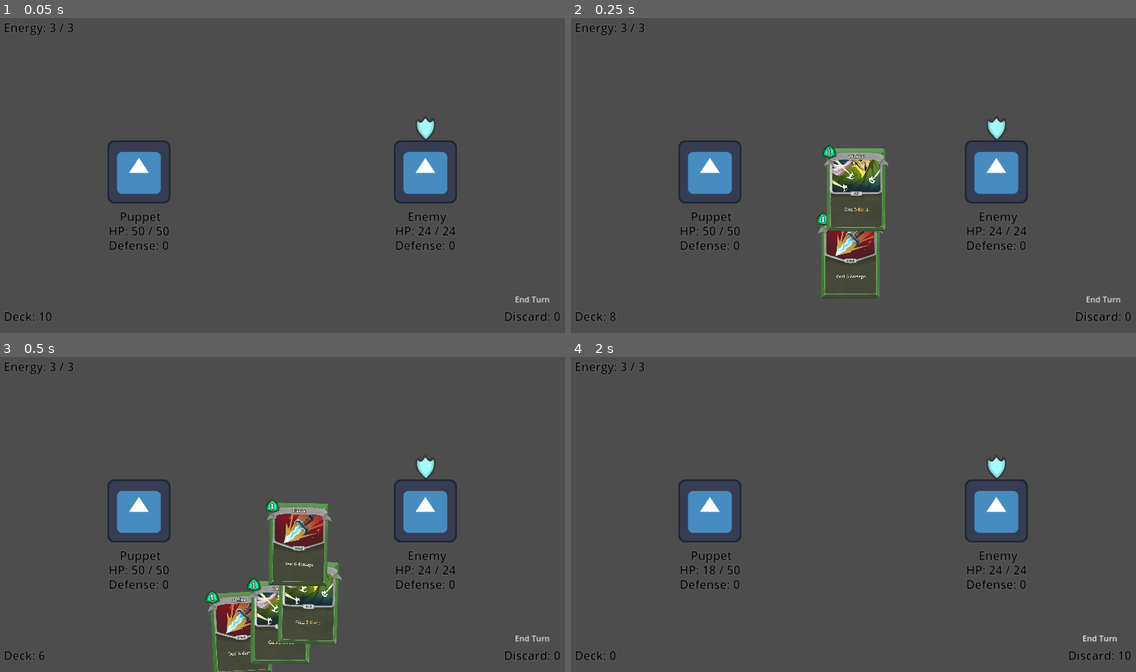
Above: before the commit, frames 1-4 (two rows, left to right).
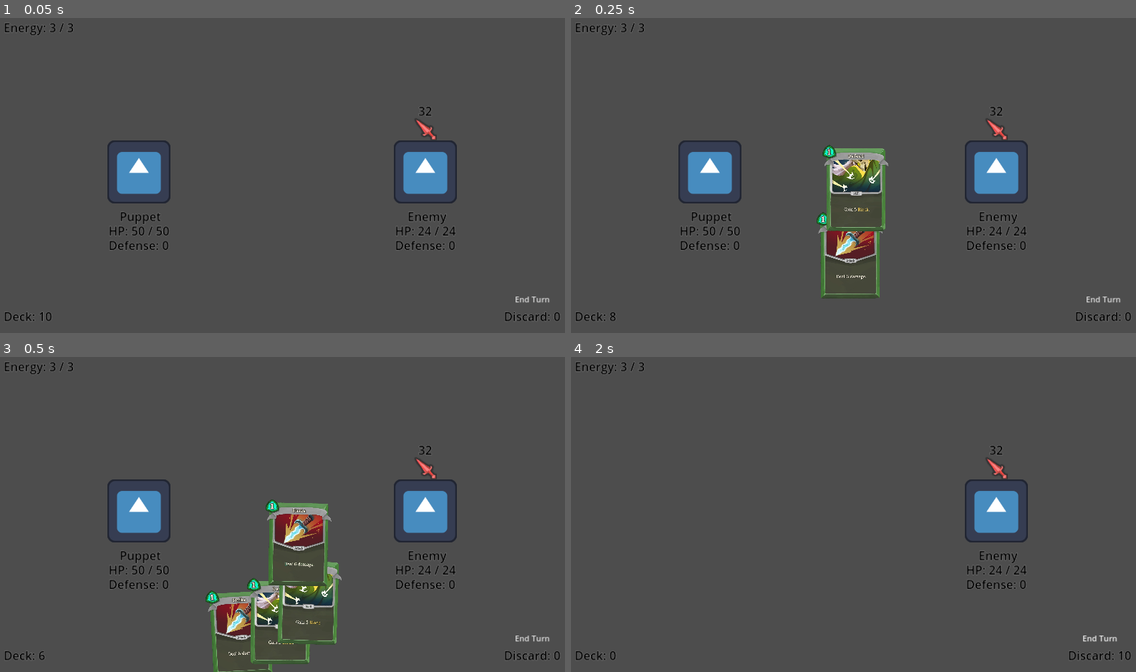
Above: after the commit, the same moments.

Repository: TheItsyBitsySpider/Game-Jam-2024
Game: Godot game, scene res://scenes/main.tscn
Two runs of this game, one before a commit and one after it. Both use one fixed random seed, a clock stepped at 60 frames per second and the inputs below. The engine's default icon, where the game draws it, is replaced by a stand-in: a white triangle on a blue panel in a dark square.
Inputs:
- Up to frame 1 (0.05 s): no input
- Up to frame 2 (0.25 s): no input
- Up to frame 3 (0.5 s): no input
- Up to frame 4 (2 s): click "End Turn" at 0.5 s; click "End Turn" at 1.25 s

The runs differ from the first frame. In frame 1, 0.2% of the frame differs, in the area x 73-78%, y 27-39%; in frame 2, 0.2%; in frame 3, 0.2%; in frame 4, 1.8%, in the area x 19-78%, y 27-74%.

Commit message:
refactor: intent

Diff:
--- a/cardgame/scenes/characters/enemy.tscn
+++ b/cardgame/scenes/characters/enemy.tscn
@@ -3,14 +3,13 @@
 [ext_resource type="Script" path="res://scripts/characters/enemy.gd" id="1_d78xy"]
 [ext_resource type="PackedScene" uid="uid://holib21ftpsf" path="res://scenes/characters/character.tscn" id="2_p1bbq"]
 
-[node name="Enemy" type="Node2D" groups=["Enemy"]]
+[node name="Enemy" type="Node2D" groups=["enemy"]]
 script = ExtResource("1_d78xy")
 
 [node name="Character" parent="." instance=ExtResource("2_p1bbq")]
 
 [node name="UpcomingTurnSprite" type="Sprite2D" parent="."]
 position = Vector2(0, -88.075)
-scale = Vector2(55.5, 35.5)
 
 [node name="RichTextLabel" type="RichTextLabel" parent="."]
 clip_contents = false
@@ -28,7 +27,6 @@
 theme_override_constants/line_separation = -6
 theme_override_font_sizes/normal_font_size = 24
 bbcode_enabled = true
-text = "[center]"
 fit_content = true
 scroll_active = false
 autowrap_mode = 0
--- a/cardgame/scripts/cards/card_effects/strike.gd
+++ b/cardgame/scripts/cards/card_effects/strike.gd
@@ -6,4 +6,4 @@
 	if character is Enemy:
 		var played = super(character)
 		if played:
-			character.character.attacked(6)
+			character.character.hit(6)
--- a/cardgame/scripts/characters/character.gd
+++ b/cardgame/scripts/characters/character.gd
@@ -9,7 +9,7 @@
 @onready var collision_shape: CollisionShape2D = $Area2D/CollisionShape2D
 @onready var label: RichTextLabel = $RichTextLabel
 
-signal is_dead
+signal slain
 
 var _alias: String
 var alias: String:
@@ -24,9 +24,9 @@
 	get:
 		return _current_health
 	set(val):
-		_current_health = val
-		if _current_health <= 0:
-			is_dead.emit()
+		_current_health = clamp(val, 0, INF)
+		if _current_health == 0:
+			slain.emit()
 		_update_label()
 
 var _total_health: int
@@ -45,9 +45,9 @@
 		_defense = clamp(val, 0, INF)
 		_update_label()
 
-func attacked(amount: int):
-	current_health -= clamp((amount - defense), 0, INF)
-	defense -= amount
+func hit(damage: int):
+	current_health -= clamp((damage - defense), 0, INF)
+	defense -= damage
 
 func _update_label():
 	label.text = '\n'.join([
--- a/cardgame/scripts/characters/enemy.gd
+++ b/cardgame/scripts/characters/enemy.gd
@@ -3,32 +3,38 @@
 extends Node2D
 
 const SCENE: PackedScene = preload("res://scenes/characters/enemy.tscn")
-const ATTACK_INTENT: Resource = preload("res://resources/cards/intents/Attack.png")
-const DEFEND_INTENT: Resource = preload("res://resources/cards/intents/Defend.png")
 
-
-var actions: Array[EnemyAction]
-var action_to_perform: EnemyAction
+const INTENT_DIR_PATH: String = "res://resources/intents/textures/"
+const ATTACK_INTENT_TEXTURE: Resource = preload(INTENT_DIR_PATH + "attack.png")
+const DEFEND_INTENT_TEXTURE: Resource = preload(INTENT_DIR_PATH + "defend.png")
 
 @onready var character: Character = $Character
 @onready var intent_sprite: Sprite2D = $UpcomingTurnSprite
 @onready var intent_text: RichTextLabel = $RichTextLabel
+
+var actions: Array[EnemyAction]
+var upcoming_action: EnemyAction
 
 func _ready():
 	character.alias = "Enemy"
 	character.current_health = 24
 	character.total_health = 24
 
-	# Later create a json database like the card one that specifies which actions should be addded depending on the enemy
-	actions.append(EnemyAction.new("damage", 32, Main.battle.puppet))
+	# TODO: Enemy JSON database
+	actions.append(EnemyAction.new("attack", 32, Main.battle.puppet))
 	actions.append(EnemyAction.new("defend", 10, self))
 
+	character.connect("slain", _on_slain)
 	character.area.connect("mouse_entered", _on_mouse_entered)
 	character.area.connect("mouse_exited", _on_mouse_exited)
-	character.connect("is_dead", _on_death)
 
 	var screen_size = get_viewport().content_scale_size
 	position.x = screen_size.x / 4
+
+func _on_slain():
+	# TODO: Animation and transition to non-combat scene
+	queue_free()
+	print("Victory.")
 
 func _on_mouse_entered():
 	Player.hovered_enemy = self
@@ -36,31 +42,30 @@
 func _on_mouse_exited():
 	Player.hovered_enemy = null
 
-func _on_death():
-	# Should be replaced later with an animation + transition from combat to non-combat
-	queue_free()
-	print("WON THE FIGHT")
-
-func pick_attack():
-	action_to_perform = actions.pick_random()
+func determine_intent():
+	upcoming_action = actions.pick_random()
 	update_intent_label()
 
 func ping():
 	Main.battle.end_turn_button.disabled = true
+
 	character.defense = 0
+
 	while Player.hand.cards:
 		await get_tree().create_timer(0.1).timeout
 		Player.discard_card(Player.hand.cards.back())
-	action_to_perform.action_selected.call()
+
+	upcoming_action.action.call()
+
 	Main.battle.next_turn()
 
 func update_intent_label():
 	intent_sprite.texture = null
 	intent_text.text = ""
-	var action = action_to_perform.action_selected
-	if action.get_method() == "damage":
-		intent_sprite.texture = ATTACK_INTENT
-		intent_text.text = "[center]" + str(action_to_perform.amount)
+
+	var action = upcoming_action.action
+	if action.get_method() == "attack":
+		intent_sprite.texture = ATTACK_INTENT_TEXTURE
+		intent_text.text = "[center]" + str(upcoming_action.amount)
 	elif action.get_method() == "defend":
-		intent_sprite.texture = DEFEND_INTENT
-	intent_sprite.scale = Vector2(1, 1)
+		intent_sprite.texture = DEFEND_INTENT_TEXTURE
--- a/cardgame/scripts/characters/puppet.gd
+++ b/cardgame/scripts/characters/puppet.gd
@@ -34,12 +34,17 @@
 	current_energy = 3
 	total_energy = 3
 
+	character.connect("slain", _on_slain)
 	character.area.connect("mouse_entered", _on_mouse_entered)
 	character.area.connect("mouse_exited", _on_mouse_exited)
-	character.connect("is_dead", _on_death)
 
 	var screen_size = get_viewport().content_scale_size
 	position.x = -screen_size.x / 4
+
+func _on_slain():
+	# TODO: Game over screen
+	print("Game over.")
+	queue_free()
 
 func _on_mouse_entered():
 	Player.hovered_puppet = self
@@ -47,18 +52,13 @@
 func _on_mouse_exited():
 	Player.hovered_puppet = null
 
-func _on_death():
-	# Should be replaced later with a game over screen'
-	print("Game Over...")
-	queue_free()
-
 func ping():
 	Main.battle.end_turn_button.disabled = false
 
 	character.defense = 0
 	current_energy = total_energy
 
-	get_tree().call_group("Enemy", "pick_attack")
+	get_tree().call_group("enemy", "determine_intent")
 
 	for i in range(Player.draw_size):
 		await get_tree().create_timer(0.1).timeout
--- a/cardgame/scripts/enemies/enemy_action.gd
+++ b/cardgame/scripts/enemies/enemy_action.gd
@@ -1,17 +1,17 @@
 class_name EnemyAction
 
-var action_selected: Callable
+var action: Callable
 var amount: int
 var target: Node2D
 
-func _init(action: String, amt: int, tar: Node2D):
-	action_selected = Callable(self, action)
-	amount = amt
-	target = tar
+func _init(action: String, amount: int, target: Node2D):
+	self.action = Callable(self, action)
+	self.amount = amount
+	self.target = target
 
-func damage():
+func attack():
 	if target is Puppet or Enemy:
-		target.character.attacked(amount)
+		target.character.hit(amount)
 
 func defend():
 	if target is Puppet or Enemy:
Renamed: cardgame/resources/cards/intents/Attack.png -> cardgame/resources/intents/textures/attack.png
Not shown, changed: cardgame/resources/intents/textures/attack.png.import
Renamed: cardgame/resources/cards/intents/Defend.png -> cardgame/resources/intents/textures/defend.png
Not shown, changed: cardgame/resources/intents/textures/defend.png.import
